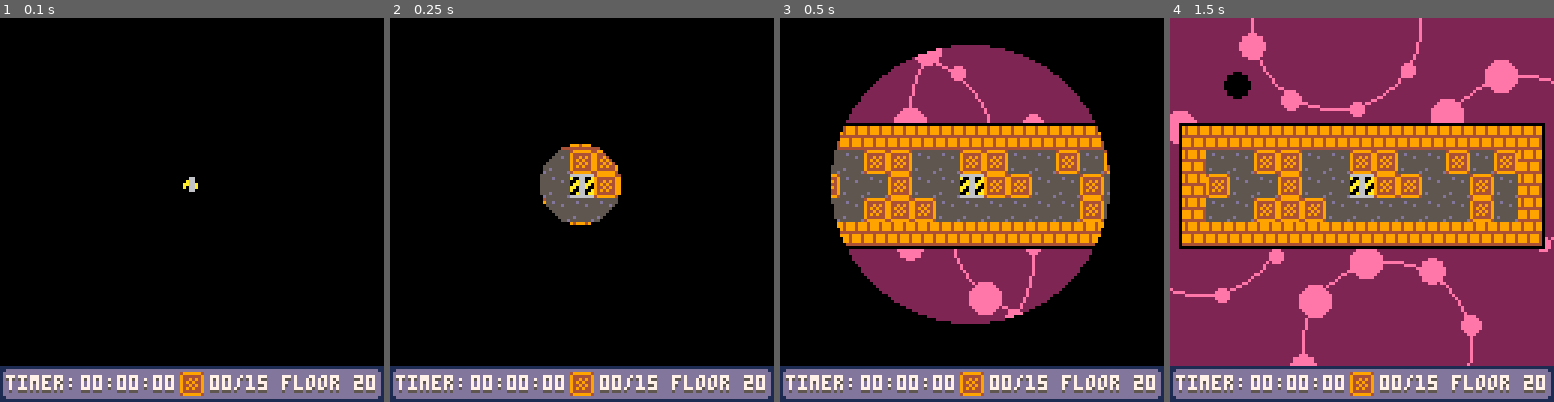
Above: before the commit, frames 1-4 (left to right).
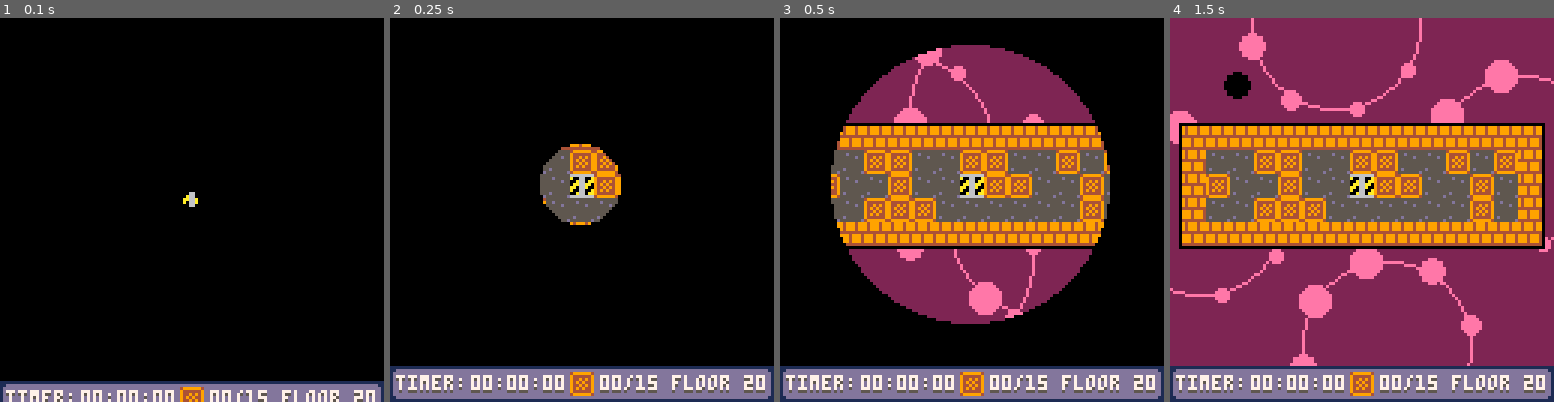
Above: after the commit, the same moments.

Repository: SHKBRD/P8CrateBall
Game: PICO-8 cartridge balltest24.p8
The game is run twice, just before and just after one commit, with the same random seed, the same clock (stepped at 60 frames per second) and the same inputs.
Inputs:
- Up to frame 1 (0.1 s): no input
- Up to frame 2 (0.25 s): no input
- Up to frame 3 (0.5 s): tap X (X key) at 0.33 s
- Up to frame 4 (1.5 s): tap O (Z key) at 0.7 s; tap X (X key) at 1.07 s

The runs differ from the first frame. In frame 1, 7.6% of the frame differs, in the area x 0-100%, y 41-100%; in frame 2, nothing differs; in frame 3, nothing differs; in frame 4, nothing differs.

Commit message:
camera goes up when entering match

Diff:
--- a/balltest24.p8
+++ b/balltest24.p8
@@ -66,7 +66,7 @@
 	--camera
 	camabs = {}
 	camabs.x = 12
-	camabs.y = 12
+	camabs.y = 0
 	camoff = {0, 0}
 
 	--clock
@@ -485,6 +485,12 @@
 
 function match_loop()
 	level_state_process()
+
+ if camabs.y<12 then
+ 	camabs.y+=1
+ elseif camabs.y>12 then
+ 	camabs.y=12
+ end
 
  for loop=1,#p do
  	player_tick(loop)
